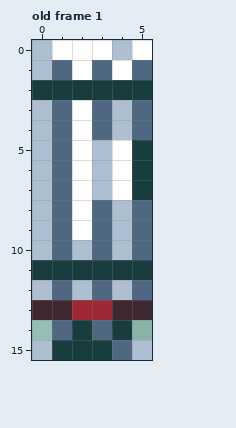
Two versions of one pixel-art file, sprites/proj/chaingun.aseprite. Above, as it was before the edit.
6x16 pixels, 1 frame. Shown: old frame 1. The commit also changed other frames, which this record leaves out.
New version:
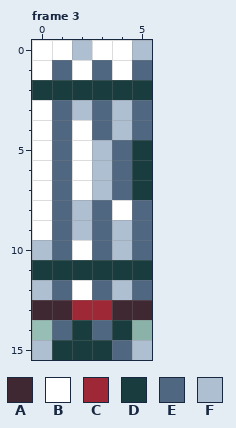
Palette (. is transparent): A #3f2832  B #ffffff  C #9e2835  D #193d3f  E #4f6781  F #afbfd2
A new or re-ordered frame is compared with the old frame closest to it.
The exact change:
{"change": "frames 1 -> 4"}
{"where": "frame 3 is new; against old frame 1"}
{"frame":3,"y":0,"x":0,"old":"F","new":"B"}
{"frame":3,"y":0,"x":2,"old":"B","new":"F"}
{"frame":3,"y":0,"x":4,"old":"FB","new":"BF"}
{"frame":3,"y":1,"x":0,"old":"F","new":"B"}
{"frame":3,"y":3,"x":0,"old":"F","new":"B"}
{"frame":3,"y":3,"x":2,"old":"B","new":"F"}
{"frame":3,"y":4,"x":0,"old":"F","new":"B"}
{"frame":3,"y":5,"x":0,"old":"F","new":"B"}
{"frame":3,"y":5,"x":4,"old":"B","new":"E"}
{"frame":3,"y":6,"x":0,"old":"F","new":"B"}
{"frame":3,"y":6,"x":4,"old":"B","new":"E"}
{"frame":3,"y":7,"x":0,"old":"F","new":"B"}
{"frame":3,"y":7,"x":4,"old":"B","new":"E"}
{"frame":3,"y":8,"x":0,"old":"F","new":"B"}
{"frame":3,"y":8,"x":2,"old":"B","new":"F"}
{"frame":3,"y":8,"x":4,"old":"F","new":"B"}
{"frame":3,"y":9,"x":0,"old":"F","new":"B"}
{"frame":3,"y":9,"x":2,"old":"B","new":"F"}
{"frame":3,"y":10,"x":2,"old":"F","new":"B"}
{"frame":3,"y":12,"x":2,"old":"F","new":"B"}
{"label":"changed","picture_box":[32,40,152,300]}
